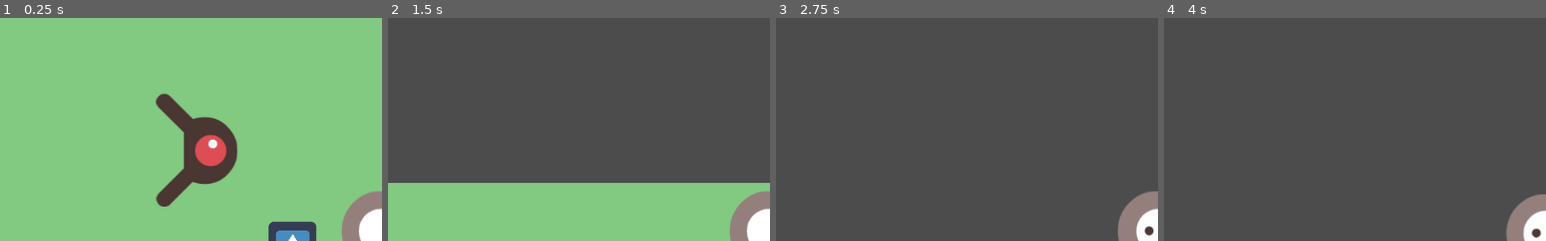
Above: before the commit, frames 1-4 (left to right).
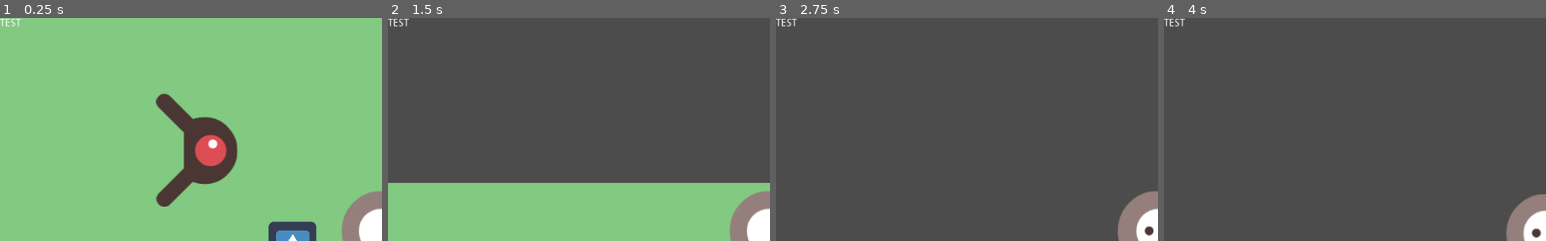
Above: after the commit, the same moments.

Repository: Salanderous/DwarfGame-
Game: Godot game, scene res://Main.tscn
Two runs of this game, one before a commit and one after it. Both use one fixed random seed, a clock stepped at 60 frames per second and the inputs below. The engine's default icon, where the game draws it, is replaced by a stand-in: a white triangle on a blue panel in a dark square.
Inputs (mouse positions are % of the whole screen's width and height, from its top left):
- Up to frame 1 (0.25 s): no input
- Up to frame 2 (1.5 s): move the mouse to (45, 70) at 0.52 s; hold Up (move_up) from 0.53 s (still down); click (45, 70) at 0.6 s; move the mouse to (80, 65) at 1.27 s; click (80, 65) at 1.35 s
- Up to frame 3 (2.75 s): move the mouse to (20, 35) at 2.02 s; release Up (move_up) at 2.03 s; hold Left (move_left) from 2.03 s (still down); click (20, 35) at 2.1 s
- Up to frame 4 (4 s): move the mouse to (55, 50) at 2.77 s; click (55, 50) at 2.85 s; move the mouse to (35, 25) at 3.52 s; release Left (move_left) at 3.53 s; hold Down (move_down) from 3.53 s (still down); click (35, 25) at 3.6 s
The pictures show only the part of the screen within x 0-50%, y 0-50%; the shares and areas given below are measured in that part.

The runs differ from the first frame. In frame 1, less than 0.1% of the frame differs, in the area x 0-6%, y 0-4%; in frame 2, 0.1%; in frame 3, 0.1%; in frame 4, 0.1%.

Commit message:
Add files via upload
added canvas layer framework

Diff:
--- a/Main.tscn
+++ b/Main.tscn
@@ -43,4 +43,15 @@
 scale = Vector2( 2, 2 )
 z_index = -1
 
+[node name="CanvasLayer" type="CanvasLayer" parent="."]
+
+[node name="Control" type="Control" parent="CanvasLayer"]
+margin_right = 40.0
+margin_bottom = 40.0
+
+[node name="Weapon Charge" type="Label" parent="CanvasLayer/Control"]
+margin_right = 64.0
+margin_bottom = 32.0
+text = "TEST"
+
 [connection signal="hit" from="Player" to="." method="_on_Player_hit"]
